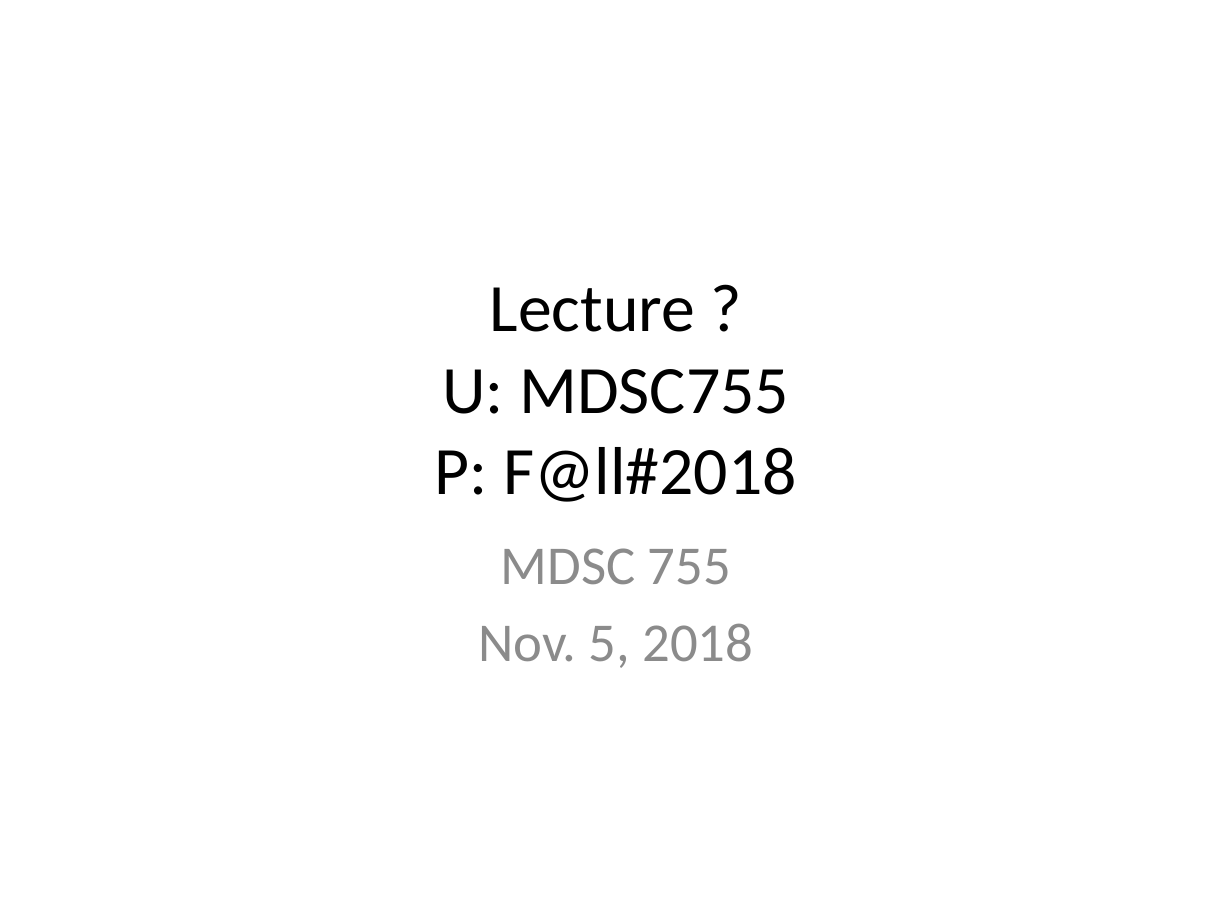
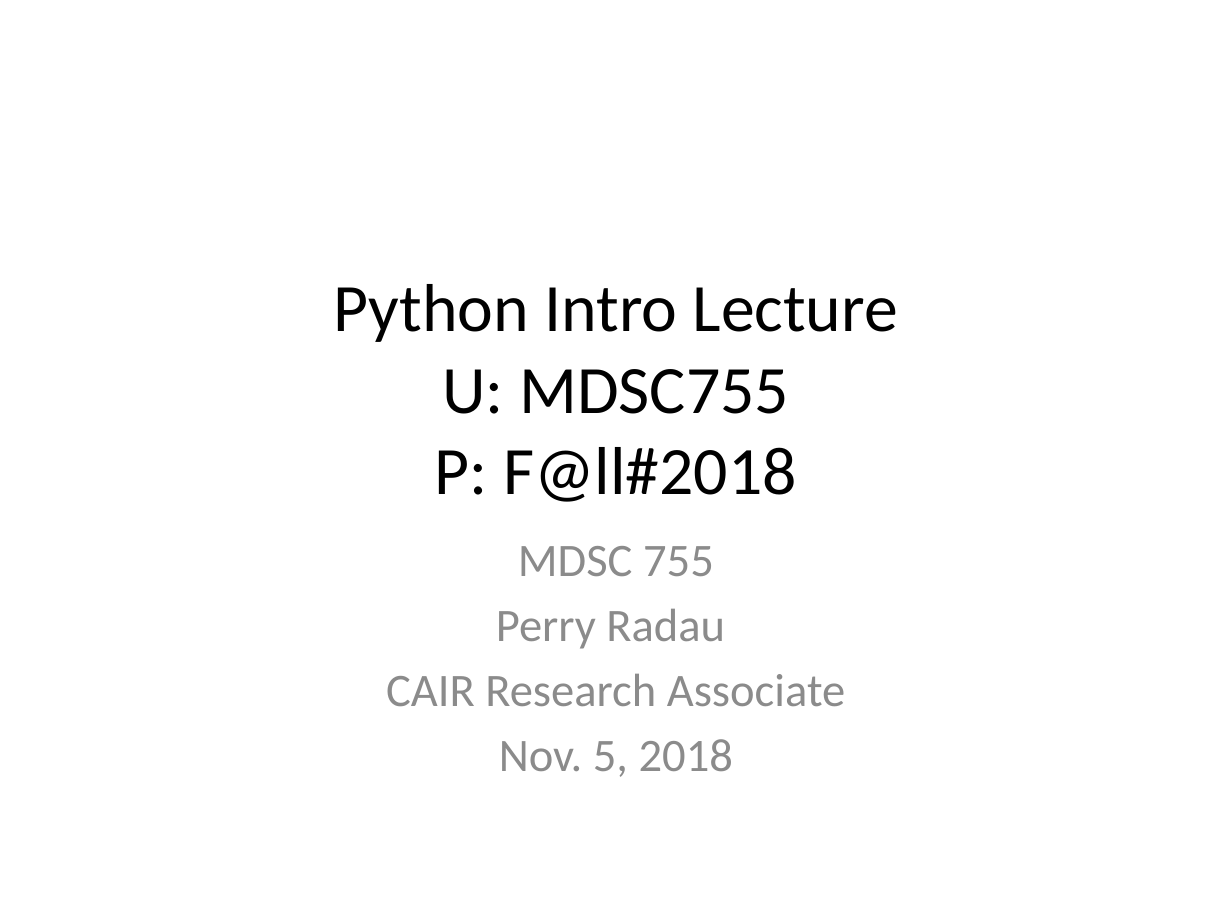
Before and after one commit to pradau/python_for_psychologists, a slide deck: slide 1 of Python_intro_lecture.pptx. Drawn at 1232x924 pixels with LibreOffice and Linux fonts; fonts in the diff are those of the drawing. Boxes give left, top, right and bottom in pixels: in the first picture for what was removed or moved away, otherwise in the second. Text is boxed around its words. In the diff, an @@ line names an element or a change of style, - is before the commit and + after.

Commit message:
partially done lecture

```diff
--- a/Python_intro_lecture.pptx
+++ b/Python_intro_lecture.pptx
@@ title at bbox=[333, 284, 898, 502]: text changed @@
-Lecture ?
-U: MDSC755
-P: F@ll#2018
+Python Intro Lecture
+U: MDSC755
+P: F@ll#2018
@@ subtitle at bbox=[499, 546, 733, 777]: size 32 to 27.2 pt in "MDSC 755", "Nov. 5, 2018" @@
@@ subtitle at bbox=[386, 608, 845, 706]: paragraphs added @@
+Perry Radau
+CAIR Research Associate
```
